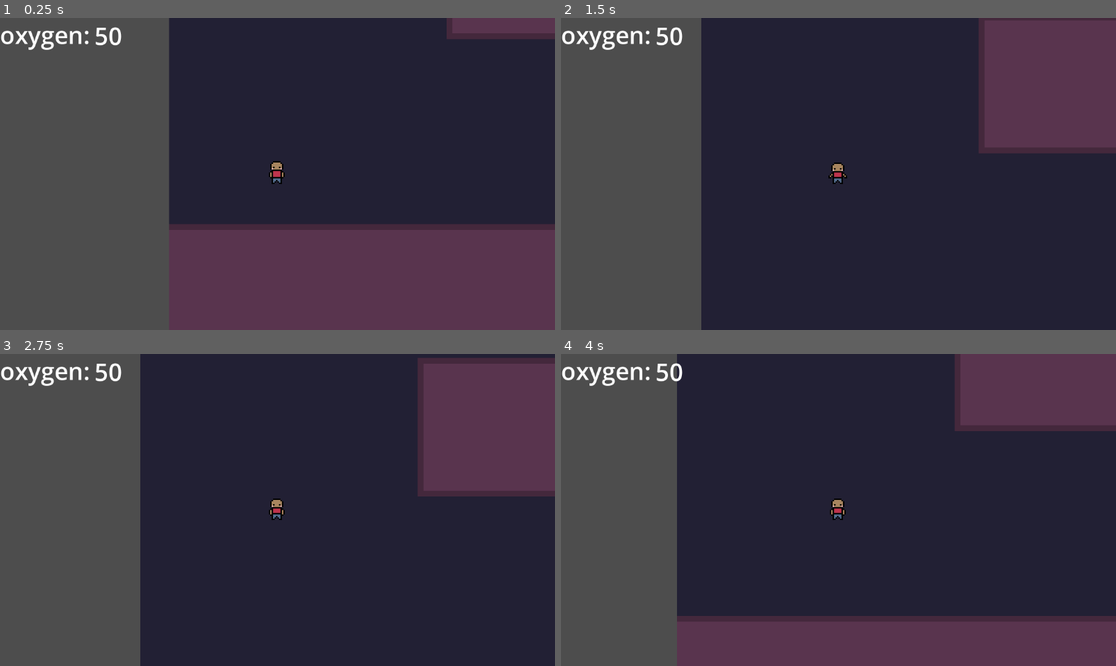
Above: before the commit, frames 1-4 (two rows, left to right).
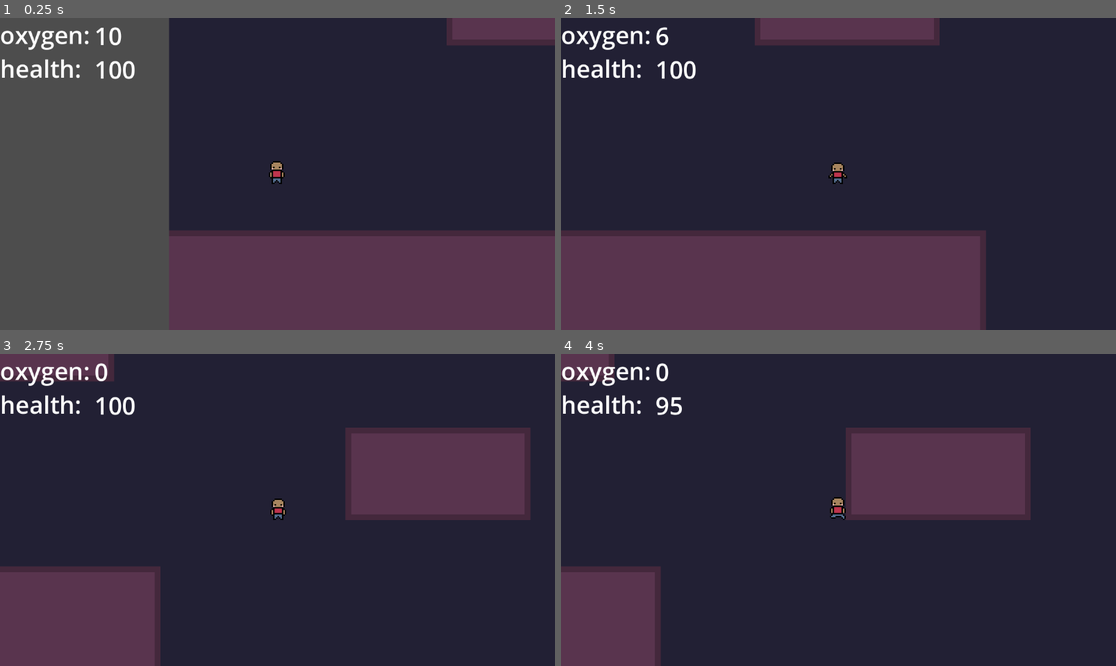
Above: after the commit, the same moments.

Repository: m6parker/tethered
Game: Godot game, scene res://src/levels/world_one.tscn
Same seed, same stepped clock (60 frames per second), same inputs: the game is played once before the commit and once after it.
Inputs:
- Up to frame 1 (0.25 s): no input
- Up to frame 2 (1.5 s): hold Right (right) from 0.53 s (still down); tap Space (jump) at 0.6, 0.77, 1.07, 1.35 s
- Up to frame 3 (2.75 s): tap Space (jump) at 1.52, 1.82, 2.1 s; release Right (right) at 2.03 s; hold Left (left) from 2.03 s (still down)
- Up to frame 4 (4 s): release Left (left) at 2.78 s; hold Right (right) from 2.78 s (still down); tap Space (jump) at 2.85, 3.02, 3.32, 3.6, 3.77 s

The runs differ from the first frame. In frame 1, 2.4% of the frame differs, in the area x 0-100%, y 3-69%; in frame 2, 55%, in the area x 0-100%, y 0-100%; in frame 3, 38%; in frame 4, 50%.

Commit message:
updated movement, health, ui

Diff:
--- a/globals.gd
+++ b/globals.gd
@@ -1,45 +1,49 @@
 extends Node
 
-var oxygen: int = 50
-var health: int
+var oxygen: int = 10
+var health: int = 100
 var current_level: String
-@onready var oxygen_amount: Label = $oxygen_amount
-signal item_pickup
+signal oxygen_changed
+signal health_changed
 
 func _ready():
-	item_pickup.connect(_on_item_pickup)
+	oxygen_changed.connect(_on_oxygen_changed)
+	health_changed.connect(_on_health_changed)
 
-func update_oxygen_ui():
-	if oxygen_amount:
-		oxygen_amount.text = str(oxygen)
-
-func add_oxygen():
+func add_oxygen(pack_size: int):
 	if oxygen < 100:
-		oxygen = oxygen + 1
-		update_oxygen_ui()
+		oxygen = oxygen + pack_size
+		oxygen_changed.emit()
 
 func remove_oxygen():
-	oxygen = oxygen - 1
-	update_oxygen_ui()
-	if oxygen < 1:
-		reset_game()
+	if oxygen > 0:
+		oxygen = oxygen - 1
+		oxygen_changed.emit()
 
 func add_health(amount: int):
 	health = health + amount
+	health_changed.emit()
 
 func remove_health(amount: int):
-	health = health - amount
+	if health < 1:
+		reset_game()
+	else:
+		health = health - amount
+		health_changed.emit()
 
 func reset_game():
 	current_level = "world_one"
 	oxygen = 50
 	health = 100
-	update_oxygen_ui()
 	get_tree().reload_current_scene()
 
 func collect_item() -> void:
-	item_pickup.emit()
+	add_oxygen(10)
 
-# automattically called
-func _on_item_pickup():
-	add_oxygen()
+# automatically called
+func _on_oxygen_changed():
+	# todo - sound of oxygen added or removed
+	pass
+
+func _on_health_changed():
+	pass
--- a/src/entities/player.gd
+++ b/src/entities/player.gd
@@ -1,64 +1,58 @@
 extends CharacterBody2D
 
-# pulls player up to ceiling when close
-@export var ceiling_magnet_force: float = 120.0
-@export var floaty_gravity_scale: float = 0.15
 @onready var animated_sprite: AnimatedSprite2D = $AnimatedSprite2D
-@onready var ceiling_detector: RayCast2D = $ceiling_detector
-@onready var collection_area: Area2D = $collection_area
-const SPEED = 200.0
-const JUMP_VELOCITY = 200.0
 
+@export var thrust_power: float = 400.0 # how fast player can move
+@export var max_speed: float = 300.0 # prevent from going too fast
+@export var brake_power: float = 5.0 # how fast to slow down
+@export var oxygen_depletion_interval: float = 0.2 # amount of oxygen lost every 0.2 seconds of movement
+@export var suffocation_interval: float = 1.0 # how fast damage is taken
+
+var oxygen_timer: float = 0.0
+var suffocation_timer: float = 0.0
 
 func _physics_process(delta: float) -> void:
-	up_direction = Vector2.UP
+	var input_vector := Vector2.ZERO
+	input_vector.x = Input.get_axis("left", "right")
+	input_vector.y = Input.get_axis("up", "down")
 
-	# flip the player sprite depending on the direction
-	var direction := Input.get_axis("left", "right")
-	if not is_on_floor() and not is_on_ceiling() and velocity.y <= 50.0:
-		if ceiling_detector.is_colliding():
-			velocity.y = -ceiling_magnet_force
+	# movement
+	if input_vector != Vector2.ZERO:
+		input_vector = input_vector.normalized()
 
-	# flip the player sprite depending on the surface
-	if is_on_floor() or is_on_ceiling():
-		if is_on_ceiling():
-			animated_sprite.flip_v = true
+		# movement
+		velocity += input_vector * thrust_power * delta
+		velocity = velocity.limit_length(max_speed)
+
+		# flip sprite
+		animated_sprite.play("run")
+		animated_sprite.flip_h = (velocity.x < 0)
+
+		# lose oxygen ONLY when moving
+		oxygen_timer += delta
+		if oxygen_timer >= oxygen_depletion_interval:
+			oxygen_timer = 0.0
+			Globals.remove_oxygen()
+
+	else:
+		# movement doesnt stop in space
+		if velocity.length() > 5:
+			animated_sprite.play("idle")
 		else:
-			animated_sprite.flip_v = false
-
-		if direction:
-			velocity.x = direction * SPEED
-			animated_sprite.flip_h = (direction < 0)
-			animated_sprite.play("run")
-		else:
-			velocity.x = move_toward(velocity.x, 0, SPEED * delta * 10)
-			animated_sprite.play("idle")
-	else:
-		# floating
-		velocity += get_gravity() * floaty_gravity_scale * delta
-
-		animated_sprite.flip_v = false
-
-		if velocity.x != 0:
-			animated_sprite.flip_h = (velocity.x < 0)
-
-		#todo - jump and fall
-		if velocity.y < 0:
-			animated_sprite.play("run")
-		else:
+			# todo - drift animation
 			animated_sprite.play("idle")
 
-	# jump
-	if Input.is_action_just_pressed("jump"):
-		if is_on_floor():
-			velocity = Vector2(0, -JUMP_VELOCITY)
-		elif is_on_ceiling():
-			velocity = Vector2(0, JUMP_VELOCITY + 50.0)
-		elif is_on_wall():
-			var wall_normal = get_wall_normal()
-			velocity = Vector2(wall_normal.x * JUMP_VELOCITY, -JUMP_VELOCITY * 0.5)
+	if Globals.oxygen <= 0:
+		suffocation_timer += delta
+		if suffocation_timer >= suffocation_interval:
+			suffocation_timer = 0.0
+			Globals.remove_health(5) # dammage amount
+	else:
+		# reset time if oxygen is found
+		suffocation_timer = 0.0
 
 	move_and_slide()
 
+	# reset game
 	if Input.is_action_just_pressed("menu"):
 		Globals.reset_game()
--- a/src/entities/player.tscn
+++ b/src/entities/player.tscn
@@ -93,7 +93,7 @@
 shape = SubResource("RectangleShape2D_3glep")
 
 [node name="ceiling_detector" type="RayCast2D" parent="." unique_id=21245900]
-target_position = Vector2(0, -20)
+target_position = Vector2(0, -30)
 
 [node name="player_stats" parent="." unique_id=965129902 instance=ExtResource("4_lqcqj")]
 
--- a/src/items/oxygen.gd
+++ b/src/items/oxygen.gd
@@ -1,7 +1,8 @@
 extends Area2D
 
 func _ready() -> void:
-	area_entered.connect(_on_area_entered)
+	if not area_entered.is_connected(_on_area_entered):
+		area_entered.connect(_on_area_entered)
 
 func _on_area_entered(area: Area2D) -> void:
 	if area.name == "collection_area":
--- a/src/levels/world_one.tscn
+++ b/src/levels/world_one.tscn
@@ -101,6 +101,9 @@
 [node name="oxygen" parent="map/items" unique_id=49752568 instance=ExtResource("2_1ycqk")]
 position = Vector2(539, 560)
 
+[node name="oxygen2" parent="map/items" unique_id=1862983925 instance=ExtResource("2_1ycqk")]
+position = Vector2(502, 214)
+
 [node name="Player" parent="." unique_id=1678218356 instance=ExtResource("2_4xf3m")]
 position = Vector2(75, 408)
 
--- a/src/ui/player_stats.gd
+++ b/src/ui/player_stats.gd
@@ -1,15 +1,23 @@
 extends CanvasLayer
 
 @onready var oxygen_label: Label = $oxygen_amount
+@onready var health_label: Label = $health_amount
 
 func _ready() -> void:
-	# listen for signal from globals
-	Globals.item_pickup.connect(_on_global_item_pickup)
+	Globals.oxygen_changed.connect(_on_oxygen_changed)
+	Globals.health_changed.connect(_on_health_changed)
 	update_ui()
 
-func _on_global_item_pickup() -> void:
+func _on_oxygen_changed() -> void:
+	await get_tree().process_frame
+	update_ui()
+
+func _on_health_changed() -> void:
+	await get_tree().process_frame
 	update_ui()
 
 func update_ui() -> void:
 	if oxygen_label:
 		oxygen_label.text = str(Globals.oxygen)
+	if health_label:
+		health_label.text = str(Globals.health)
--- a/src/ui/player_stats.tscn
+++ b/src/ui/player_stats.tscn
@@ -18,3 +18,18 @@
 offset_bottom = 71.0
 theme_override_font_sizes/font_size = 50
 text = "100"
+
+[node name="Label2" type="Label" parent="." unique_id=1527999639]
+offset_top = 70.0
+offset_right = 187.0
+offset_bottom = 139.0
+theme_override_font_sizes/font_size = 50
+text = "health:"
+
+[node name="health_amount" type="Label" parent="." unique_id=1266247191]
+offset_left = 196.0
+offset_top = 72.0
+offset_right = 282.0
+offset_bottom = 141.0
+theme_override_font_sizes/font_size = 50
+text = "100"
